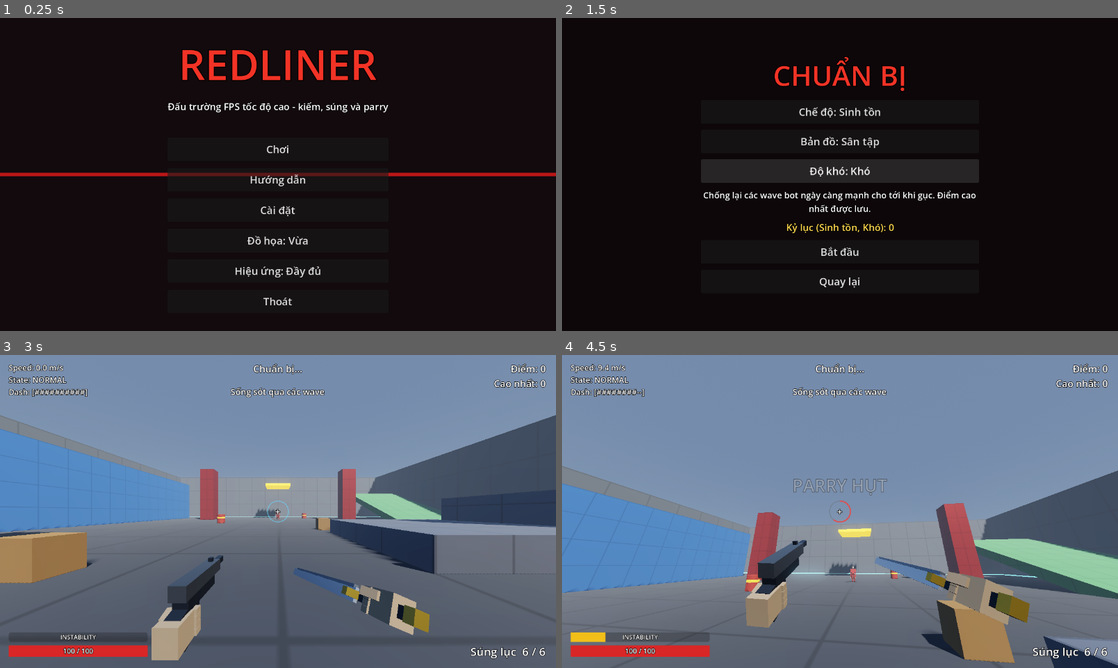
Above: before the commit, frames 1-4 (two rows, left to right).
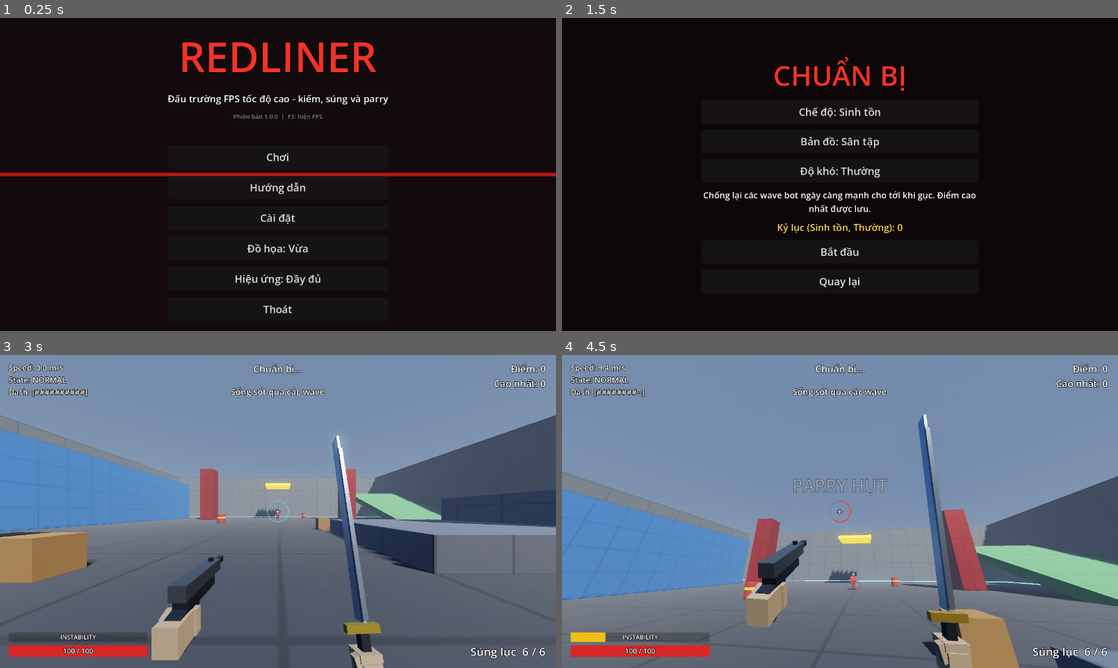
Above: after the commit, the same moments.

Repository: halo07-pixel/redliner
Game: Godot game, scene res://scenes/menu.tscn
Same seed, same stepped clock (60 frames per second), same inputs: the game is played once before the commit and once after it.
Inputs (mouse positions are in pixels of both pictures, inside the frame that each line leads up to):
- Up to frame 1 (0.25 s): no input
- Up to frame 2 (1.5 s): click "Chơi" at 0.5 s; click "Hướng dẫn" at 1.25 s
- Up to frame 3 (3 s): click "Cài đặt" at 2 s; click "Đồ họa: Vừa" at 2.75 s
- Up to frame 4 (4.5 s): tap Enter at 3.5 s; move the mouse to (867, 511) at 3.52 s; hold W (move_forward) from 3.53 s (still down); tap Shift (dash) at 3.6 s; click (867, 511) at 3.67 s; tap Space (jump) at 3.77, 4.07 s; tap F (parry) at 3.8, 4.35 s; move the mouse to (812, 511) at 4.27 s

The runs differ from the first frame. In frame 1, 4.3% of the frame differs, in the area x 30-70%, y 7-95%; in frame 2, 0.5%; in frame 3, 3.4%; in frame 4, 10%, in the area x 0-100%, y 18-100%.

Commit message:
feat(m17): cầm kiếm thẳng lên, bảng FPS F3, phiên bản, save chịu lỗi, bench, test_polish
- viewmodel: lưỡi kiếm thẳng lên (rest pitch 72), tư thế chém/parry mới
- Global.VERSION + menu; perf_overlay (F3); load_save chịu giá trị hỏng
- tools/bench/bench.gd; test_polish; sửa SCRIPT ERROR rocket nguồn đã bị giải phóng
- cập nhật HANDOFF, README, ROADMAP

Co-Authored-By: Claude Sonnet 5.5 <noreply@anthropic.com>
Claude-Session: https://claude.ai/code/session_011ynLRm6gcKnw9wzzKe29Zc

Diff:
--- a/scripts/global.gd
+++ b/scripts/global.gd
@@ -177,7 +177,7 @@
 
 ## Tay + vũ khí góc nhìn thứ nhất (M7.4). Chỉ là hiển thị, không ảnh hưởng vật lý. Vị trí tính theo mét, góc theo độ.
 const VIEWMODEL: Dictionary = {
-	"sword_pos": Vector3(0.34, -0.27, -0.5),
+	"sword_pos": Vector3(0.34, -0.55, -0.6),
 	"gun_pos": Vector3(-0.3, -0.26, -0.5),
 	"bob_freq": 0.55,          # rad pha bước trên mỗi mét đi được
 	"bob_amp": 0.014,          # biên độ nhún lên xuống (m) ở tốc độ bob_speed_ref
@@ -473,6 +473,7 @@
 }
 const TRAINING: Dictionary = {"respawn_time": 2.0, "bot_wave": 1, "types": ["swordsman", "gunner", "rusher", "elite", "bomber"]}
 
+const VERSION: String = "1.0.0"
 const MAP_IDS: Array = ["yard", "alley", "tower"]
 const MAP_NAMES: Dictionary = {"yard": "Sân tập", "alley": "Hẻm tường", "tower": "Tháp"}
 
@@ -493,6 +494,20 @@
 func _ready() -> void:
 	_setup_input()
 	load_save()
+
+
+## Giá trị trong file save có thể bị sửa/hỏng: chỉ nhận số/chuỗi/bool, còn lại về mặc định.
+static func _num(v: Variant, fallback: float) -> float:
+	if v is int or v is float:
+		var f: float = float(v)
+		return f if is_finite(f) else fallback
+	if v is String and (v as String).is_valid_float():
+		return (v as String).to_float()
+	return fallback
+
+
+static func _flag(v: Variant, fallback: bool) -> bool:
+	return bool(v) if v is bool or v is int else fallback
 
 
 func load_save() -> void:
@@ -509,26 +524,26 @@
 		return
 	var cf := ConfigFile.new()
 	if cf.load(save_path) == OK:
-		var legacy: int = int(cf.get_value("progress", "high_score", 0))
+		var legacy: int = maxi(int(_num(cf.get_value("progress", "high_score", 0), 0.0)), 0)
 		for lv in DIFFICULTY_LEVELS:
-			_scores[lv] = int(cf.get_value("progress", "high_score_" + lv, legacy if lv == "normal" else 0))
+			_scores[lv] = maxi(int(_num(cf.get_value("progress", "high_score_" + lv, legacy if lv == "normal" else 0), 0.0)), 0)
 		for md in MODES:
 			if md == "survival":
 				continue
 			for lv in DIFFICULTY_LEVELS:
-				_mode_scores[md + "_" + lv] = int(cf.get_value("progress", "high_score_%s_%s" % [md, lv], 0))
+				_mode_scores[md + "_" + lv] = maxi(int(_num(cf.get_value("progress", "high_score_%s_%s" % [md, lv], 0), 0.0)), 0)
 		var gm: String = str(cf.get_value("game", "mode", "survival"))
 		game_mode = gm if gm in MODES else "survival"
 		var dl: String = str(cf.get_value("game", "difficulty", "normal"))
 		difficulty = dl if dl in DIFFICULTY_LEVELS else "normal"
 		high_score = int(_scores.get(difficulty, 0))
-		quality = clampi(int(cf.get_value("graphics", "quality", QUALITY_DEFAULT)), 0, QUALITY.size() - 1)
+		quality = clampi(int(_num(cf.get_value("graphics", "quality", QUALITY_DEFAULT), QUALITY_DEFAULT)), 0, QUALITY.size() - 1)
 		var m: String = str(cf.get_value("game", "map", "yard"))
 		selected_map = m if m in MAP_IDS else "yard"
-		reduced_fx = bool(cf.get_value("graphics", "reduced_fx", false))
+		reduced_fx = _flag(cf.get_value("graphics", "reduced_fx", false), false)
 		for k in DEFAULT_SETTINGS:
 			var v: Variant = cf.get_value("settings", k, DEFAULT_SETTINGS[k])
-			settings[k] = bool(v) if DEFAULT_SETTINGS[k] is bool else float(v)
+			settings[k] = _flag(v, DEFAULT_SETTINGS[k]) if DEFAULT_SETTINGS[k] is bool else _num(v, float(DEFAULT_SETTINGS[k]))
 		_clamp_settings()
 		if cf.has_section("bindings"):
 			for action in cf.get_section_keys("bindings"):
--- a/scripts/main.gd
+++ b/scripts/main.gd
@@ -38,6 +38,7 @@
 	player = PLAYER_SCENE.instantiate()
 	add_child(player)
 	player.global_position = arena.spawn_point
+	add_child(preload("res://scripts/perf_overlay.gd").new())
 
 	# --- Di chuyển -> HUD / âm thanh
 	player.speed_changed.connect(hud.set_speed)
--- a/scripts/menu.gd
+++ b/scripts/menu.gd
@@ -42,6 +42,9 @@
 	var box := UIKit.center_box(self, 16)
 	box.add_child(UIKit.title("REDLINER", 96))
 	box.add_child(UIKit.label("Đấu trường FPS tốc độ cao - kiếm, súng và parry", 22))
+	var ver := UIKit.label("Phiên bản %s  |  F3: hiện FPS" % Global.VERSION, 14)
+	ver.modulate = Color(1, 1, 1, 0.5)
+	box.add_child(ver)
 	var spacer := Control.new()
 	spacer.custom_minimum_size = Vector2(0.0, 24.0)
 	box.add_child(spacer)
--- /dev/null
+++ b/scripts/perf_overlay.gd
@@ -0,0 +1,43 @@
+extends CanvasLayer
+## Hiển thị FPS / thời gian khung / số node. Bật tắt bằng phím F3 (mặc định tắt).
+
+const REFRESH: float = 0.5
+
+var label: Label
+var _acc: float = 0.0
+
+
+func _ready() -> void:
+	layer = 100
+	process_mode = Node.PROCESS_MODE_ALWAYS
+	label = Label.new()
+	label.position = Vector2(12.0, 120.0)
+	label.add_theme_color_override("font_color", Color(0.4, 1.0, 0.4))
+	label.add_theme_color_override("font_outline_color", Color.BLACK)
+	label.add_theme_constant_override("outline_size", 4)
+	add_child(label)
+	visible = false
+
+
+func toggle() -> void:
+	visible = not visible
+
+
+func _unhandled_input(event: InputEvent) -> void:
+	if event is InputEventKey and event.pressed and not event.echo and event.keycode == KEY_F3:
+		toggle()
+
+
+func _process(delta: float) -> void:
+	if not visible:
+		return
+	_acc += delta
+	if _acc < REFRESH:
+		return
+	_acc = 0.0
+	label.text = "FPS %d | %.1f ms | node %d | v%s" % [
+		Engine.get_frames_per_second(),
+		Performance.get_monitor(Performance.TIME_PROCESS) * 1000.0,
+		int(Performance.get_monitor(Performance.OBJECT_NODE_COUNT)),
+		Global.VERSION,
+	]
--- a/scripts/rocket.gd
+++ b/scripts/rocket.gd
@@ -45,7 +45,7 @@
 		global_position = to
 		return
 	var pos: Vector3 = hit["position"]
-	explode(get_world_3d(), pos, cfg, source)
+	explode(get_world_3d(), pos, cfg, source if is_instance_valid(source) else null)
 	exploded.emit(pos, float(cfg["blast_radius"]))
 	queue_free()
 
--- a/scripts/viewmodel.gd
+++ b/scripts/viewmodel.gd
@@ -36,7 +36,7 @@
 var _was_grounded: bool = true
 var _sword_tween: Tween
 var _gun_tween: Tween
-var _sword_rest: Vector3 = Vector3(-15.0, 10.0, -25.0)
+var _sword_rest: Vector3 = Vector3(72.0, 0.0, -6.0)
 var _gun_rest_pos: Vector3
 var _flash_t: float = 0.0
 
@@ -61,7 +61,7 @@
 	_part(sword_pivot, Vector3(0.022, 0.014, 0.82), Vector3(0.0, 0.032, -0.56), steel_dark)   # sống lưỡi
 	_part(sword_pivot, Vector3(0.016, 0.058, 0.06), Vector3(0.0, 0.0, -1.03), steel, Vector3(0.0, 0.0, 0.0)) # mũi
 	_hand(sword_pivot, Vector3(0.0, 0.0, 0.0), glove, true)
-	_arm(sword_pivot, Vector3(0.12, -0.52, 0.42), Vector3(0.0, -0.02, 0.09), sleeve)
+	_arm(sword_pivot, Basis.from_euler(sword_pivot.rotation).inverse() * Vector3(0.22, -0.5, 0.45), Vector3(0.0, -0.02, 0.09), sleeve)
 
 	# ---- Súng lục (gốc = bàn tay cầm báng, nòng chỉ về -Z) ----
 	gun_pivot = _node("GunPivot", self, V["gun_pos"])
@@ -246,14 +246,14 @@
 
 func play_swing(windup: float, active: float, recovery: float) -> void:
 	_sword_restart()
-	_sword_tween.tween_property(sword_pivot, "rotation_degrees", Vector3(-70.0, 40.0, -25.0), windup)
-	_sword_tween.tween_property(sword_pivot, "rotation_degrees", Vector3(20.0, -60.0, -25.0), active)
+	_sword_tween.tween_property(sword_pivot, "rotation_degrees", Vector3(88.0, 35.0, -30.0), windup)
+	_sword_tween.tween_property(sword_pivot, "rotation_degrees", Vector3(5.0, -45.0, -20.0), active)
 	_sword_tween.tween_property(sword_pivot, "rotation_degrees", _sword_rest, recovery)
 
 
 func raise() -> void:
 	_sword_restart()
-	_sword_tween.tween_property(sword_pivot, "rotation_degrees", Vector3(-85.0, 0.0, 0.0), 0.05)
+	_sword_tween.tween_property(sword_pivot, "rotation_degrees", Vector3(40.0, 0.0, 0.0), 0.05)
 	_sword_tween.tween_interval(Global.COMBAT["parry_window"])
 	_sword_tween.tween_property(sword_pivot, "rotation_degrees", _sword_rest, 0.15)
 
--- /dev/null
+++ b/tools/bench/bench.gd
@@ -0,0 +1,86 @@
+extends SceneTree
+## Đo hiệu năng script khi chạy wave thật (headless: chỉ đo chi phí logic, không đo GPU).
+## Chạy: godot --headless --path . -s tools/bench/bench.gd -- [wave_mục_tiêu=4] [map,map,...]
+## In ra: thời gian process/physics trung bình & tệ nhất (ms), số node/bot/hạt lớn nhất,
+## và số node còn thừa sau khi dọn wave. Chỉ tối ưu chỗ nào số đo chỉ ra là nặng.
+
+var G
+
+
+func _initialize() -> void:
+	_run()
+
+
+func _frames(n: int) -> void:
+	for i in n:
+		await physics_frame
+
+
+func _run() -> void:
+	await process_frame
+	G = root.get_node("Global")
+	G.save_path = "user://bench.cfg"
+	var args := OS.get_cmdline_user_args()
+	var target: int = int(args[0]) if args.size() > 0 else 4
+	var maps: Array = String(args[1]).split(",") if args.size() > 1 else G.MAP_IDS
+	print("map | wave | frames | proc avg/max ms | phys avg/max ms | node max | bot max | node thừa")
+	for m in maps:
+		await _bench(String(m), target)
+	quit(0)
+
+
+func _bench(map_id: String, target: int) -> void:
+	G.selected_map = map_id
+	G.difficulty = "hard"
+	var base: int = int(Performance.get_monitor(Performance.OBJECT_NODE_COUNT))
+	var main = load("res://scenes/main.tscn").instantiate()
+	main.autostart_waves = false
+	root.add_child(main)
+	await _frames(20)
+	var pl = main.player
+	pl.use_input = false
+	pl.hurtbox.max_health = 1e9
+	pl.hurtbox.health = 1e9
+	main.waves.break_time = 0.5
+	main.waves.start()
+	var n: int = 0
+	var p_sum: float = 0.0
+	var p_max: float = 0.0
+	var f_sum: float = 0.0
+	var f_max: float = 0.0
+	var f_at: int = 0
+	var node_max: int = 0
+	var bot_max: int = 0
+	var frames: int = 0
+	var t_wave: float = 0.0
+	while main.waves.wave <= target and frames < 60 * 240:
+		await physics_frame
+		frames += 1
+		t_wave += 1.0 / 60.0
+		var pm: float = Performance.get_monitor(Performance.TIME_PROCESS) * 1000.0
+		var fm: float = Performance.get_monitor(Performance.TIME_PHYSICS_PROCESS) * 1000.0
+		n += 1
+		p_sum += pm
+		f_sum += fm
+		p_max = maxf(p_max, pm)
+		if fm > f_max:
+			f_max = fm
+			f_at = frames
+		node_max = maxi(node_max, int(Performance.get_monitor(Performance.OBJECT_NODE_COUNT)))
+		var bots: Array = get_nodes_in_group("bots")
+		bot_max = maxi(bot_max, bots.size())
+		if pl.global_position.y < main.arena.void_y + 2.0:
+			pl.global_position = main.arena.spawn_point
+		# giả lập người chơi hạ bot: mỗi 3 s hạ một con (ép tiến wave)
+		if frames % 180 == 0:
+			for b in bots:
+				if not b.dead:
+					b.hurtbox.take_hit({"damage": 9999.0, "kind": "x", "source": null, "direction": Vector3.ZERO})
+					break
+	var end_wave: int = main.waves.wave
+	main.queue_free()
+	await _frames(10)
+	print("  (phys tệ nhất ở khung %d)" % f_at)
+	var left: int = int(Performance.get_monitor(Performance.OBJECT_NODE_COUNT)) - base
+	print("%s | %d | %d | %.2f/%.2f | %.2f/%.2f | %d | %d | %d" % [
+		map_id, end_wave, frames, p_sum / maxf(n, 1.0), p_max, f_sum / maxf(n, 1.0), f_max, node_max, bot_max, left])
--- /dev/null
+++ b/tools/tests/test_polish.gd
@@ -0,0 +1,145 @@
+extends SceneTree
+## Test headless M17: file save hỏng/thiếu khoá -> về mặc định, phiên bản, bảng FPS,
+## vào/thoát ván lặp lại không để lại node, nhiều wave không làm node tăng dần.
+##   timeout 600 godot --headless --path . -s tools/tests/test_polish.gd
+
+var failures: int = 0
+var G
+
+
+func _check(cond: bool, msg: String) -> void:
+	if cond:
+		print("  PASS  ", msg)
+	else:
+		failures += 1
+		printerr("  FAIL  ", msg)
+
+
+func _frames(n: int) -> void:
+	for i in n:
+		await physics_frame
+
+
+func _nodes() -> int:
+	return int(Performance.get_monitor(Performance.OBJECT_NODE_COUNT))
+
+
+func _size(n: Node) -> int:
+	var c: int = 1
+	for ch in n.get_children():
+		c += _size(ch)
+	return c
+
+
+## Số node không tính bot và vật rơi (chúng tăng theo cỡ wave, không phải rò rỉ).
+func _static_nodes(m: Node) -> int:
+	var total: int = _size(m)
+	for b in get_nodes_in_group("bots"):
+		total -= _size(b)
+	for n in m.find_children("*", "Area3D", true, false):
+		if n.get_script() != null and String(n.get_script().resource_path).ends_with("pickup.gd"):
+			total -= _size(n)
+	return total
+
+
+func _initialize() -> void:
+	_run()
+
+
+func _write(text: String) -> void:
+	var f := FileAccess.open(G.save_path, FileAccess.WRITE)
+	f.store_string(text)
+	f.close()
+
+
+func _run() -> void:
+	await process_frame
+	G = root.get_node("Global")
+	G.save_path = "user://polish_test.cfg"
+
+	# --- Phiên bản
+	_check(String(G.VERSION).split(".").size() == 3, "VERSION dạng x.y.z (%s)" % G.VERSION)
+
+	# --- Save hỏng
+	_write("đây không phải ConfigFile [[[ = =")
+	G.load_save()
+	_check(G.high_score == 0 and G.difficulty == "normal" and G.selected_map == "yard", "file hỏng hoàn toàn -> mặc định")
+	_write('[progress]\nhigh_score_normal="abc"\nhigh_score_hard=-50\nhigh_score_easy=[1,2]\n[graphics]\nquality=99\nreduced_fx={"a":1}\n[game]\nmap="khong_co"\nmode=5\ndifficulty=[]\n[settings]\n')
+	G.load_save()
+	_check(G._scores.get("normal", 0) == 0 and G._scores.get("hard", 0) == 0 and G._scores.get("easy", 0) == 0, "điểm sai kiểu / âm -> 0")
+	_check(G.quality == G.QUALITY.size() - 1, "quality ngoài khoảng -> kẹp lại")
+	_check(not G.reduced_fx and G.selected_map == "yard" and G.game_mode == "survival" and G.difficulty == "normal", "khoá sai kiểu -> mặc định")
+	var keys: Array = G.DEFAULT_SETTINGS.keys()
+	var s: String = "[settings]\n"
+	for k in keys:
+		s += '%s="rac"\n' % k
+	_write(s)
+	G.load_save()
+	var all_def := true
+	for k in keys:
+		if G.settings[k] != G.DEFAULT_SETTINGS[k]:
+			all_def = false
+	_check(all_def, "setting sai kiểu -> giá trị mặc định")
+	_write("[progress]\nhigh_score_normal=1234\n")
+	G.load_save()
+	_check(int(G._scores.get("normal", 0)) == 1234, "file thiếu khoá vẫn đọc được phần còn lại")
+	DirAccess.remove_absolute(ProjectSettings.globalize_path(G.save_path))
+	G.load_save()
+
+	# --- Bảng FPS
+	var ov = load("res://scripts/perf_overlay.gd").new()
+	root.add_child(ov)
+	await process_frame
+	_check(not ov.visible, "bảng FPS mặc định tắt")
+	ov.toggle()
+	await create_timer(0.7).timeout
+	_check(ov.visible and ov.label.text.begins_with("FPS"), "F3 bật bảng FPS, có nội dung")
+	ov.queue_free()
+
+	# --- Vào / thoát ván lặp lại
+	var base: int = _nodes()
+	for i in 4:
+		var m = load("res://scenes/main.tscn").instantiate()
+		m.autostart_waves = false
+		root.add_child(m)
+		await _frames(5)
+		m.queue_free()
+		await _frames(5)
+	_check(_nodes() <= base + 2, "vào/thoát ván 4 lần: không thừa node (%d -> %d)" % [base, _nodes()])
+
+	# --- Nhiều wave: node không tăng dần
+	G.difficulty = "hard"
+	var main = load("res://scenes/main.tscn").instantiate()
+	main.autostart_waves = false
+	root.add_child(main)
+	await _frames(20)
+	var pl = main.player
+	pl.use_input = false
+	pl.hurtbox.max_health = 1e9
+	pl.hurtbox.health = 1e9
+	main.waves.break_time = 0.3
+	main.waves.start()
+	var samples: Array = []
+	var last_wave: int = 1
+	var frames: int = 0
+	while main.waves.wave <= 5 and frames < 60 * 200:
+		await physics_frame
+		frames += 1
+		if main.waves.wave != last_wave:
+			last_wave = main.waves.wave
+			await _frames(30)
+			samples.append(_static_nodes(main))
+		for b in get_nodes_in_group("bots"):
+			if not b.dead and frames % 20 == 0:
+				b.hurtbox.take_hit({"damage": 9999.0, "kind": "x", "source": null, "direction": Vector3.ZERO})
+				break
+	_check(main.waves.wave > 5, "chạy được 5 wave (wave %d)" % main.waves.wave)
+	var growth: int = int(samples[samples.size() - 1]) - int(samples[0]) if samples.size() > 1 else 999
+	_check(growth <= 30, "node (không tính bot/vật rơi) không tăng dần qua các wave (%s)" % str(samples))
+	main.queue_free()
+	await _frames(10)
+	_check(_nodes() <= base + 2, "thoát hẳn: node về mức ban đầu")
+
+	DirAccess.remove_absolute(ProjectSettings.globalize_path(G.save_path))
+	print("---- ", "TẤT CẢ ĐẠT" if failures == 0 else "%d LỖI" % failures)
+	quit(failures)
--- a/tools/tests/test_viewmodel.gd
+++ b/tools/tests/test_viewmodel.gd
@@ -157,12 +157,13 @@
 	await process_frame
 	sw.play_swing(0.1, 0.1, 0.1)
 	await create_timer(0.12).timeout
-	_check(sw.sword_pivot.rotation_degrees.x < -40.0, "chém: sau windup kiếm giơ cao")
+	_check(sw.sword_pivot.rotation_degrees.y > 15.0, "chém: sau windup kiếm giơ cao")
 	await create_timer(0.35).timeout
-	_check(sw.sword_pivot.rotation_degrees.distance_to(Vector3(-15.0, 10.0, -25.0)) < 1.0, "chém: kiếm về tư thế nghỉ sau recovery")
+	_check(sw.sword_pivot.rotation_degrees.distance_to(Vector3(72.0, 0.0, -6.0)) < 1.0, "chém: kiếm về tư thế nghỉ sau recovery")
+	_check(sw.sword_pivot.rotation_degrees.x > 60.0 and sw.sword_pivot.rotation_degrees.x < 90.0, "kiếm cầm thẳng: lưỡi hướng lên khi nghỉ")
 	sw.raise()
 	await create_timer(0.1).timeout
-	_check(sw.sword_pivot.rotation_degrees.x < -70.0, "parry: kiếm chắn")
+	_check(sw.sword_pivot.rotation_degrees.x < 55.0, "parry: kiếm chắn")
 
 	# Giật khi bị đánh: đẩy lùi theo hướng đòn rồi lò xo kéo về
 	var fl: Node3D = _fresh()
@@ -190,7 +191,7 @@
 	_check(p.viewmodel.reloading, "người chơi: reloading_changed -> nạp đạn")
 	p.melee.swing_started.emit(0.2, 0.1, 0.2)
 	await create_timer(0.22).timeout
-	_check(p.viewmodel.sword_pivot.rotation_degrees.x < -40.0, "người chơi: swing_started -> kiếm chém")
+	_check(p.viewmodel.sword_pivot.rotation_degrees.y > 15.0, "người chơi: swing_started -> kiếm chém")
 	p.respawn(Vector3.ZERO)
 	_check(not p.viewmodel.reloading and not p.viewmodel.muzzle_flash.visible, "người chơi: hồi sinh -> viewmodel về nghỉ")
 	print("---- ", "TẤT CẢ ĐẠT" if failures == 0 else "%d LỖI" % failures)
Not shown, added: docs/screenshots/m16_1_chuan_bi.png.import
Not shown, added: docs/screenshots/m16_2_huong_dan.png.import
Not shown, added: docs/screenshots/m16_3_hud_thoi_gian.png.import
Not shown, added: docs/screenshots/m16_4_hud_gap.png.import
Not shown, added: docs/screenshots/m16_5_tong_ket.png.import
Binary file changed: docs/screenshots/m7_4_ban.png
Binary file changed: docs/screenshots/m7_4_chem.png
Binary file changed: docs/screenshots/m7_4_dung.png
Binary file changed: docs/screenshots/m7_4_nap_dan.png
Not shown, added: scripts/perf_overlay.gd.uid
Not shown, added: tools/bench/bench.gd.uid
Not shown, added: tools/screenshots/shoot_m16.gd.uid
(and 3 more such lines)
